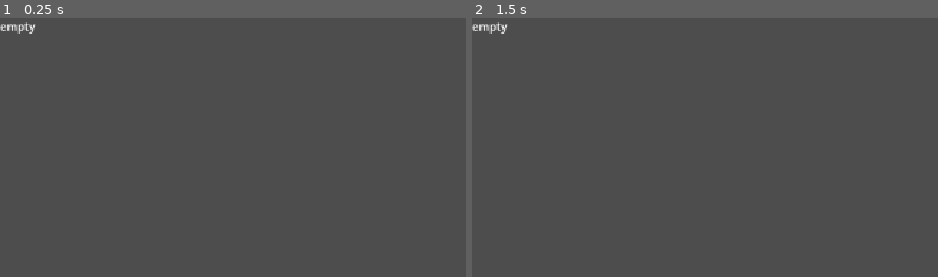
Above: before the commit, frames 1-2 (left to right).
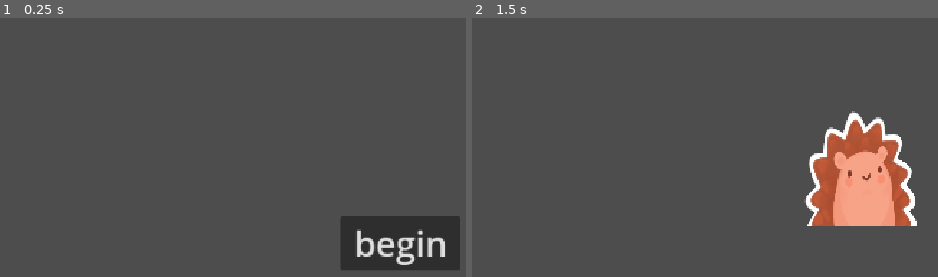
Above: after the commit, the same moments.

Repository: SurfyGalaxy/haven
Game: Godot game, scene res://control.tscn
The game is run twice, just before and just after one commit, with the same random seed, the same clock (stepped at 60 frames per second) and the same inputs. The project has no main scene, so this scene is started directly.
Inputs (mouse positions are in pixels of both pictures, inside the frame that each line leads up to):
- Up to frame 1 (0.25 s): no input
- Up to frame 2 (1.5 s): click (872, 243) at 0.5 s, where only the run after the commit has a clickable "begin"; tap Enter at 1.25 s; hold Space (space) from 1.28 s (still down)

The runs differ from the first frame. In frame 1, 5.2% of the frame differs, in the area x 0-99%, y 1-98%; in frame 2, 8.0%, in the area x 0-96%, y 1-81%.

Commit message:
start button

Diff:
--- a/control.tscn
+++ b/control.tscn
@@ -1,4 +1,8 @@
 [gd_scene format=3 uid="uid://boe76pjofbtbp"]
+
+[ext_resource type="Script" uid="uid://8inyks0qagvw" path="res://label.gd" id="1_0fbet"]
+[ext_resource type="Theme" uid="uid://b0ngfsayg67d0" path="res://new_theme.tres" id="1_62e2m"]
+[ext_resource type="Script" uid="uid://vnhopeeqegao" path="res://start_button.gd" id="3_qtu10"]
 
 [node name="Control" type="Control" unique_id=333993517]
 layout_mode = 3
@@ -7,9 +11,34 @@
 anchor_bottom = 1.0
 grow_horizontal = 2
 grow_vertical = 2
+theme = ExtResource("1_62e2m")
 
 [node name="Label" type="Label" parent="." unique_id=1404613017]
+visible = false
 layout_mode = 0
-offset_right = 40.0
-offset_bottom = 23.0
+offset_left = 15.999992
+offset_top = 80.0
+offset_right = 170.0
+offset_bottom = 149.0
+rotation = -0.2617994
+theme = ExtResource("1_62e2m")
 text = "empty"
+script = ExtResource("1_0fbet")
+
+[node name="Start Button" type="Button" parent="." unique_id=1571188496]
+layout_mode = 1
+anchors_preset = 8
+anchor_left = 0.5
+anchor_top = 0.5
+anchor_right = 0.5
+anchor_bottom = 0.5
+offset_left = -86.5
+offset_top = -38.5
+offset_right = 86.5
+offset_bottom = 38.5
+grow_horizontal = 2
+grow_vertical = 2
+text = "begin"
+script = ExtResource("3_qtu10")
+
+[connection signal="pressed" from="Start Button" to="Label" method="_on_start_button_pressed"]
--- /dev/null
+++ b/label.gd
@@ -0,0 +1,21 @@
+extends Label
+
+var test_32 = 0
+var go = 0
+# Called when the node enters the scene tree for the first time.
+func _ready() -> void:
+	pass # Replace with function body.
+
+
+# Called every frame. 'delta' is the elapsed time since the previous frame.
+func _process(delta: float) -> void:
+	if go:
+		test_32 += 2
+		text = str(test_32)
+	pass
+
+
+func _on_start_button_pressed() -> void:
+	go = 1
+	show()
+	pass # Replace with function body.
--- /dev/null
+++ b/new_theme.tres
@@ -0,0 +1,4 @@
+[gd_resource type="Theme" format=3 uid="uid://b0ngfsayg67d0"]
+
+[resource]
+default_font_size = 50
--- a/project.godot
+++ b/project.godot
@@ -20,8 +20,10 @@
 
 [display]
 
+window/size/transparent=true
 window/stretch/mode="canvas_items"
 window/stretch/aspect="expand"
+window/per_pixel_transparency/allowed=true
 
 [input]
 
--- /dev/null
+++ b/start_button.gd
@@ -0,0 +1,15 @@
+extends Button
+
+
+# Called when the node enters the scene tree for the first time.
+func _ready() -> void:
+	pass # Replace with function body.
+
+func _pressed() -> void:
+	get_tree().change_scene_to_file("res://game.tscn")
+	hide()
+	pass
+
+# Called every frame. 'delta' is the elapsed time since the previous frame.
+func _process(delta: float) -> void:
+	pass
Not shown, added: label.gd.uid
Not shown, added: start_button.gd.uid
